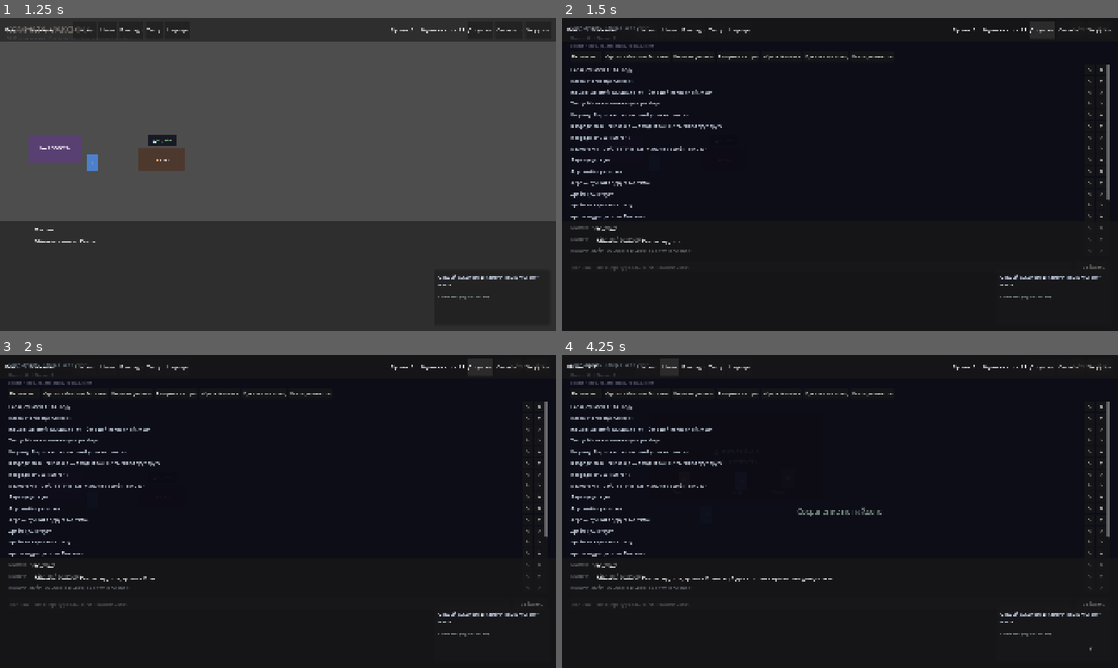
Above: before the commit, frames 1-4 (two rows, left to right).
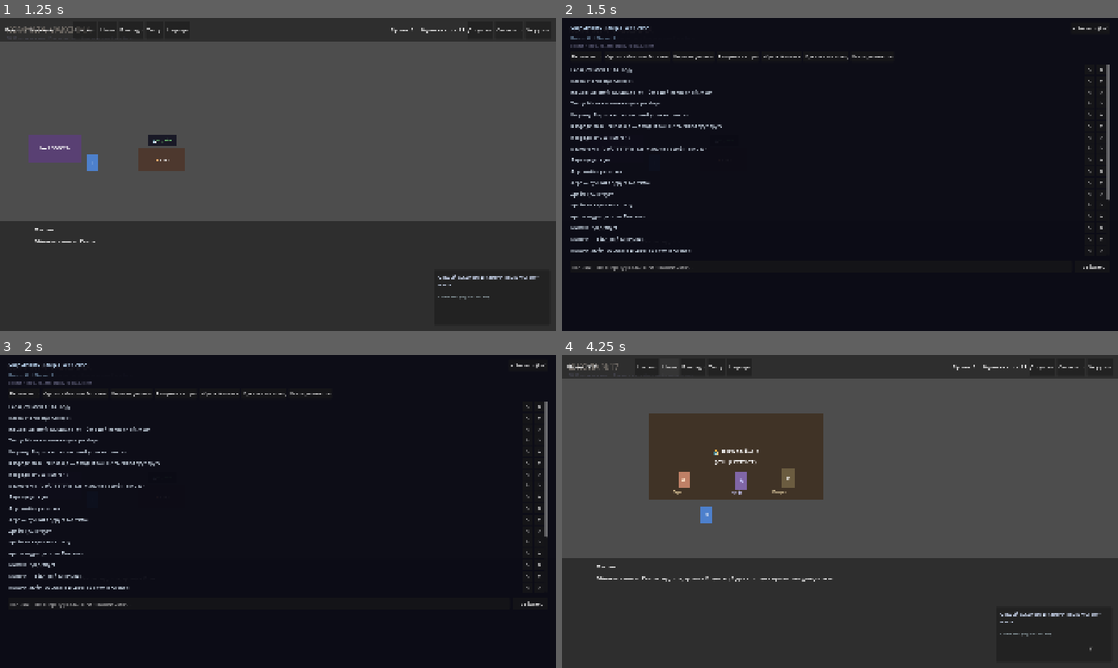
Above: after the commit, the same moments.

Repository: Kurt-228/chernovik
Game: Godot game, scene res://scenes/ui/main_menu.tscn
The game is run twice, just before and just after one commit, with the same random seed, the same clock (stepped at 60 frames per second) and the same inputs.
Inputs (mouse positions are in pixels of both pictures, inside the frame that each line leads up to):
- Up to frame 1 (1.25 s): click "НОВАЯ ИГРА" at 0.5 s
- Up to frame 2 (1.5 s): click "Документ" at 1.25 s
- Up to frame 3 (2 s): no input
- Up to frame 4 (4.25 s): click (645, 367) at 2 s, where only the run before the commit has a clickable "Комната"; click "✕ Закрыть (Esc)" at 2.75 s; click "Школа" at 3.5 s

Frame 1 is identical in both runs. In frame 2, 1.3% of the frame differs, in the area x 0-99%, y 1-90%; in frame 3, 1.3%; in frame 4, 89%, in the area x 0-100%, y 0-100%.

Commit message:
Типо пенис 2.0

Diff:
--- a/scripts/core/PlayerController.gd
+++ b/scripts/core/PlayerController.gd
@@ -3,8 +3,30 @@
 
 @export var speed: float = 200.0
 
+var input_enabled: bool = true
+
+
+func _ready() -> void:
+	EventBus.document_opened.connect(func(): input_enabled = false)
+	EventBus.document_closed.connect(func(): input_enabled = true)
+	EventBus.ending_reached.connect(func(_ending_id: String): input_enabled = false)
+
 
 func _physics_process(_delta: float) -> void:
-	var input := Input.get_vector("ui_left", "ui_right", "ui_up", "ui_down")
+	if not input_enabled:
+		velocity = Vector2.ZERO
+		move_and_slide()
+		return
+
+	var input := Vector2.ZERO
+	if Input.is_key_pressed(KEY_A) or Input.is_key_pressed(KEY_LEFT):
+		input.x -= 1.0
+	if Input.is_key_pressed(KEY_D) or Input.is_key_pressed(KEY_RIGHT):
+		input.x += 1.0
+	if Input.is_key_pressed(KEY_W) or Input.is_key_pressed(KEY_UP):
+		input.y -= 1.0
+	if Input.is_key_pressed(KEY_S) or Input.is_key_pressed(KEY_DOWN):
+		input.y += 1.0
+	input = input.normalized()
 	velocity = input * speed
 	move_and_slide()
--- a/scripts/core/SceneManager.gd
+++ b/scripts/core/SceneManager.gd
@@ -7,7 +7,9 @@
 var current_scene_id: String = ""
 var current_scene_node: Node = null
 var previous_scene_id: String = ""
+var document_layer: CanvasLayer = null
 var document_overlay: Control = null
+var ending_layer: CanvasLayer = null
 var ending_overlay: Control = null
 var _error_scenes_spawned: Array[String] = []
 
@@ -79,12 +81,29 @@
 	var doc_path = SCENES["document"]
 	var packed = load(doc_path)
 	if packed:
+		document_layer = CanvasLayer.new()
+		document_layer.name = "DocumentLayer"
+		document_layer.layer = 10
+		add_child(document_layer)
 		document_overlay = packed.instantiate()
 		document_overlay.name = "DocumentOverlay"
-		document_overlay.tree_exited.connect(func(): document_overlay = null)
-		add_child(document_overlay)
+		document_overlay.tree_exited.connect(_on_document_overlay_closed)
+		document_layer.add_child(document_overlay)
 		EventBus.document_opened.emit()
 		print("[SceneManager] Document opened")
+
+
+func close_document() -> void:
+	if document_overlay and is_instance_valid(document_overlay):
+		EventBus.document_closed.emit()
+		document_overlay.queue_free()
+
+
+func _on_document_overlay_closed() -> void:
+	document_overlay = null
+	if document_layer and is_instance_valid(document_layer):
+		document_layer.queue_free()
+	document_layer = null
 
 
 func _on_ending_reached(ending_id: String) -> void:
@@ -98,8 +117,12 @@
 		push_error("[SceneManager] Failed to load ending screen")
 		return
 
+	ending_layer = CanvasLayer.new()
+	ending_layer.name = "EndingLayer"
+	ending_layer.layer = 20
+	add_child(ending_layer)
 	ending_overlay = packed.instantiate()
-	add_child(ending_overlay)
+	ending_layer.add_child(ending_overlay)
 	ending_overlay.show_ending(ending_id)
 
 
@@ -240,6 +263,16 @@
 		dialogue_overlay.start_dialogue(character_id, text)
 
 
+func _unhandled_input(event: InputEvent) -> void:
+	if event is InputEventKey and event.pressed and not event.echo:
+		if event.keycode == KEY_ESCAPE and document_overlay and is_instance_valid(document_overlay):
+			close_document()
+			get_viewport().set_input_as_handled()
+		elif event.keycode == KEY_F and not document_overlay:
+			open_document()
+			get_viewport().set_input_as_handled()
+
+
 func _fade_out(duration: float) -> void:
 	if duration <= 0.0:
 		transition_rect.color.a = 1.0
--- a/scripts/ui/DocumentEditor.gd
+++ b/scripts/ui/DocumentEditor.gd
@@ -192,6 +192,13 @@
 	EventBus.document_closed.emit()
 	# Free self — caller cleans up its reference
 	queue_free()
+
+
+func _unhandled_input(event: InputEvent) -> void:
+	if event is InputEventKey and event.pressed and not event.echo:
+		if event.keycode == KEY_ESCAPE:
+			_on_close_pressed()
+			get_viewport().set_input_as_handled()
 
 
 ## ── EFFECTS / UI ───────────────────────────────────────────────────
--- a/scripts/ui/GameHUD.gd
+++ b/scripts/ui/GameHUD.gd
@@ -35,6 +35,8 @@
 	EventBus.world_version_changed.connect(func(_from_version: int, _to_version: int): _update_stats())
 	EventBus.save_icon_shown.connect(func(): _show_message("Сохранено"))
 	EventBus.world_message_shown.connect(_show_message)
+	EventBus.document_opened.connect(func(): visible = false)
+	EventBus.document_closed.connect(func(): visible = GameProgress.current_chapter != GameProgress.Chapter.ENDING)
 	EventBus.ending_reached.connect(func(_id): visible = false)
 	_update_stats()
 
Not shown, changed: README.md
Not shown, added: Черновик.exe
Not shown, added: Черновик.pck
